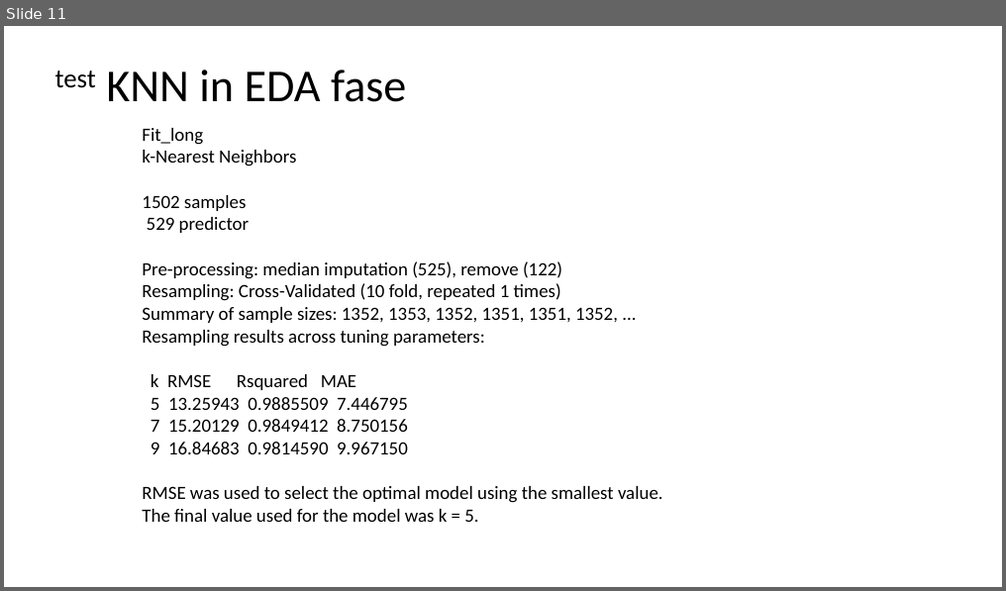
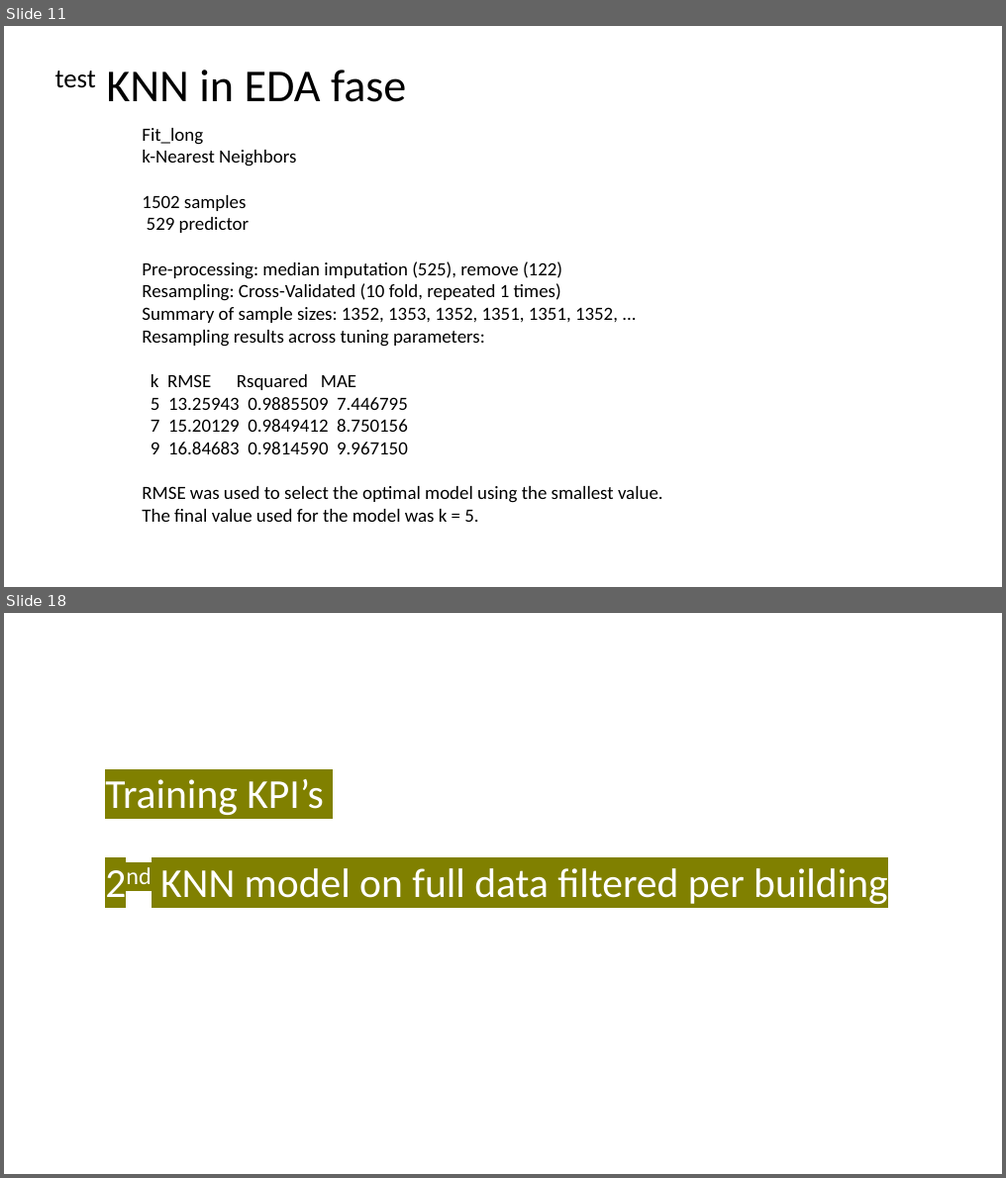
Before and after one commit to NatasjaFortuin/Wifi-locationing, a slide deck: Data etc/Log.pptx. Shown one above the other, each under a label of ours: slide 11 before the commit, slides 11 and 18 after it; the slides between them are not shown. The pictures are 1006x591 and 1006x1178 pixels, drawn with LibreOffice and Linux fonts; fonts in the diff are those of the drawing. Boxes give left, top, right and bottom in pixels: in the first picture for what was removed or moved away, otherwise in the second. Text is boxed around its words. In the diff, an @@ line names an element or a change of style, - is before the commit and + after.

```diff
--- a/Data etc/Log.pptx
+++ b/Data etc/Log.pptx
@@ slide 18 added at <box>4,613,1002,1174</box>, background #FFFFFF @@
@@ title added at <box>105,779,887,904</box>, 39.6 pt, text #FFFFFF @@
+Training KPI’s
+2nd KNN model on full data filtered per building
```
Also in this commit, not shown: 6 slides changed, 10 other slides added, 41 other files.
